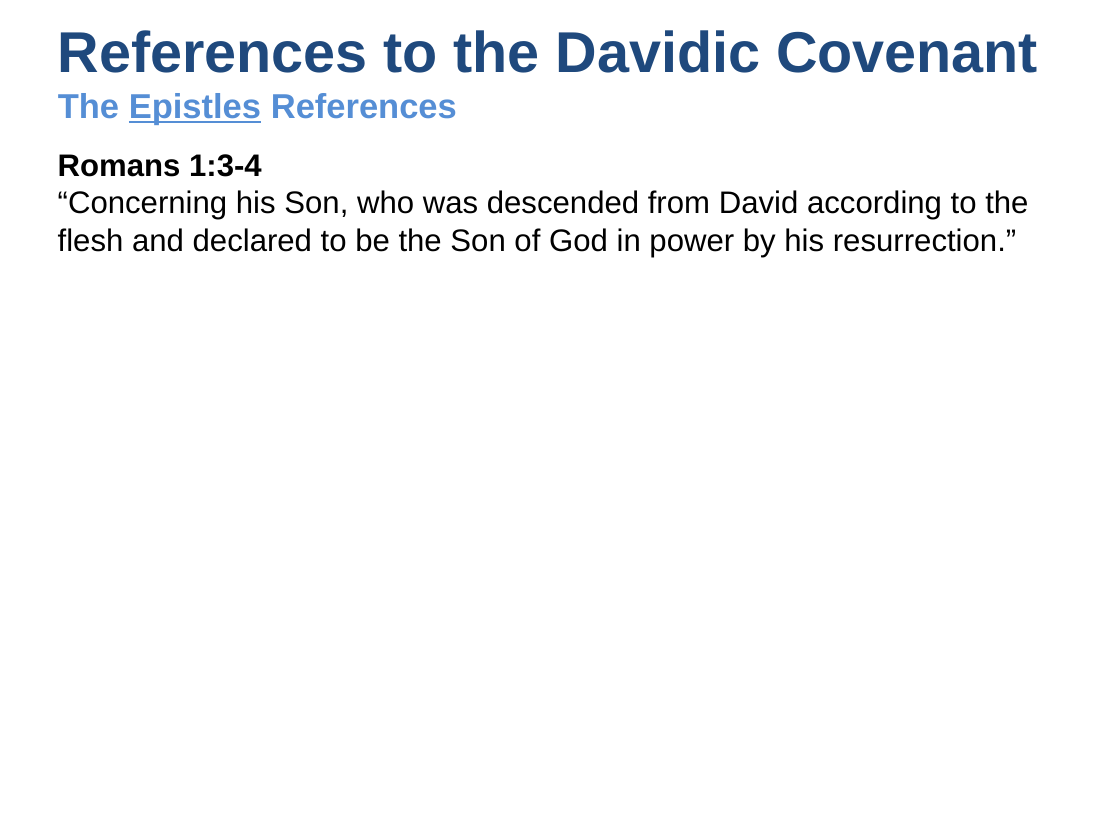
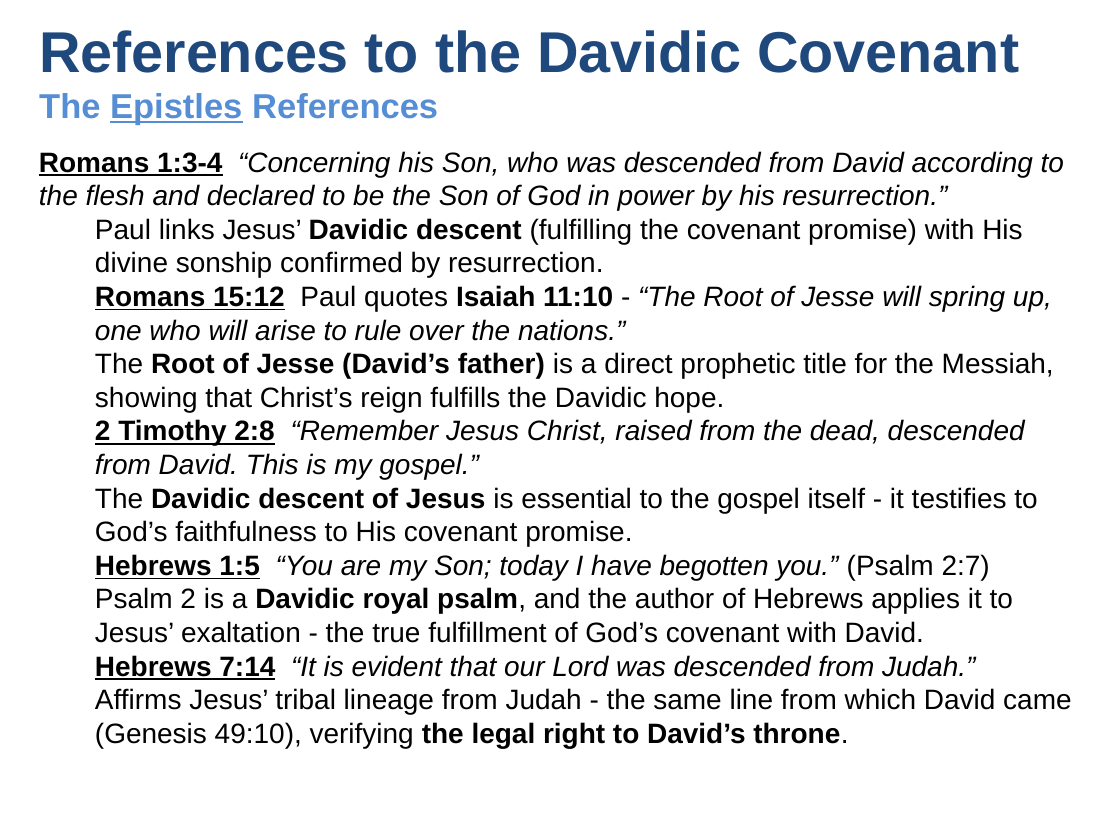
Before and after one commit to UsefulEngines/EvangelismPublic, a slide deck: slide 9 of 2025-Q4/Promises4/2025-10-26-Promises4.pptx. Drawn at 1120x840 pixels with LibreOffice and Linux fonts; fonts in the diff are those of the drawing. Boxes give left, top, right and bottom in pixels: in the first picture for what was removed or moved away, otherwise in the second. Text is boxed around its words. In the diff, an @@ line names an element or a change of style, - is before the commit and + after.

```diff
--- a/2025-Q4/Promises4/2025-10-26-Promises4.pptx
+++ b/2025-Q4/Promises4/2025-10-26-Promises4.pptx
@@ text "References to the Davidic Covenant ...": place and size @@
-text "References to the Davidic Covenant ..." at box(58, 30, 1038, 125)
+text "References to the Davidic Covenant ..." at box(39, 30, 1019, 125)
@@ text at box(39, 151, 1071, 748): text changed; size 20 to 18 pt @@
-Romans 1:3-4
-“Concerning his Son, who was descended from David according to the flesh and declared to be the Son of God in power by his resurrection.”
+Romans 1:3-4 “Concerning his Son, who was descended from David according to the flesh and declared to be the Son of God in power by his resurrection.”
+  Paul links Jesus’ Davidic descent (fulfilling the covenant promise) with His divine sonship confirmed by resurrection.
+Romans 15:12 Paul quotes Isaiah 11:10 - “The Root of Jesse will spring up, one who will arise to rule over the nations.”
+  The Root of Jesse (David’s father) is a direct prophetic title for the Messiah, showing that Christ’s reign fulfills the Davidic hope.
+2 Timothy 2:8 “Remember Jesus Christ, raised from the dead, descended from David. This is my gospel.”
+  The Davidic descent of Jesus is essential to the gospel itself - it testifies to God’s faithfulness to His covenant promise.
+Hebrews 1:5 “You are my Son; today I have begotten you.” (Psalm 2:7)
+  Psalm 2 is a Davidic royal psalm, and the author of Hebrews applies it to Jesus’ exaltation - the true fulfillment of God’s covenant with David.
+Hebrews 7:14 “It is evident that our Lord was descended from Judah.”
+  Affirms Jesus’ tribal lineage from Judah - the same line from which David came (Genesis 49:10), verifying the legal right to David’s throne.
```
Also in this commit, not shown: 4 other slides changed, 3 slides added, 3 slides removed.
